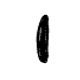
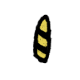
Layers edited between the first and the second 80px x 80px image:
renamed "Layer" to "Layer #2", showed it, moved it above "Layer #1", painted on it over [32, 15, 53, 64]
hid "Layer #1" over [35, 15, 50, 64]
